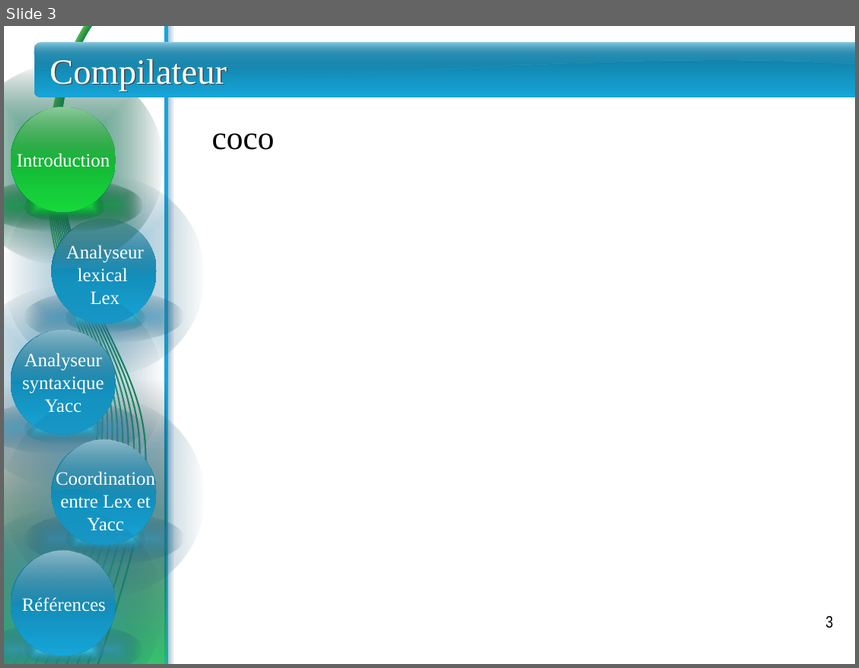
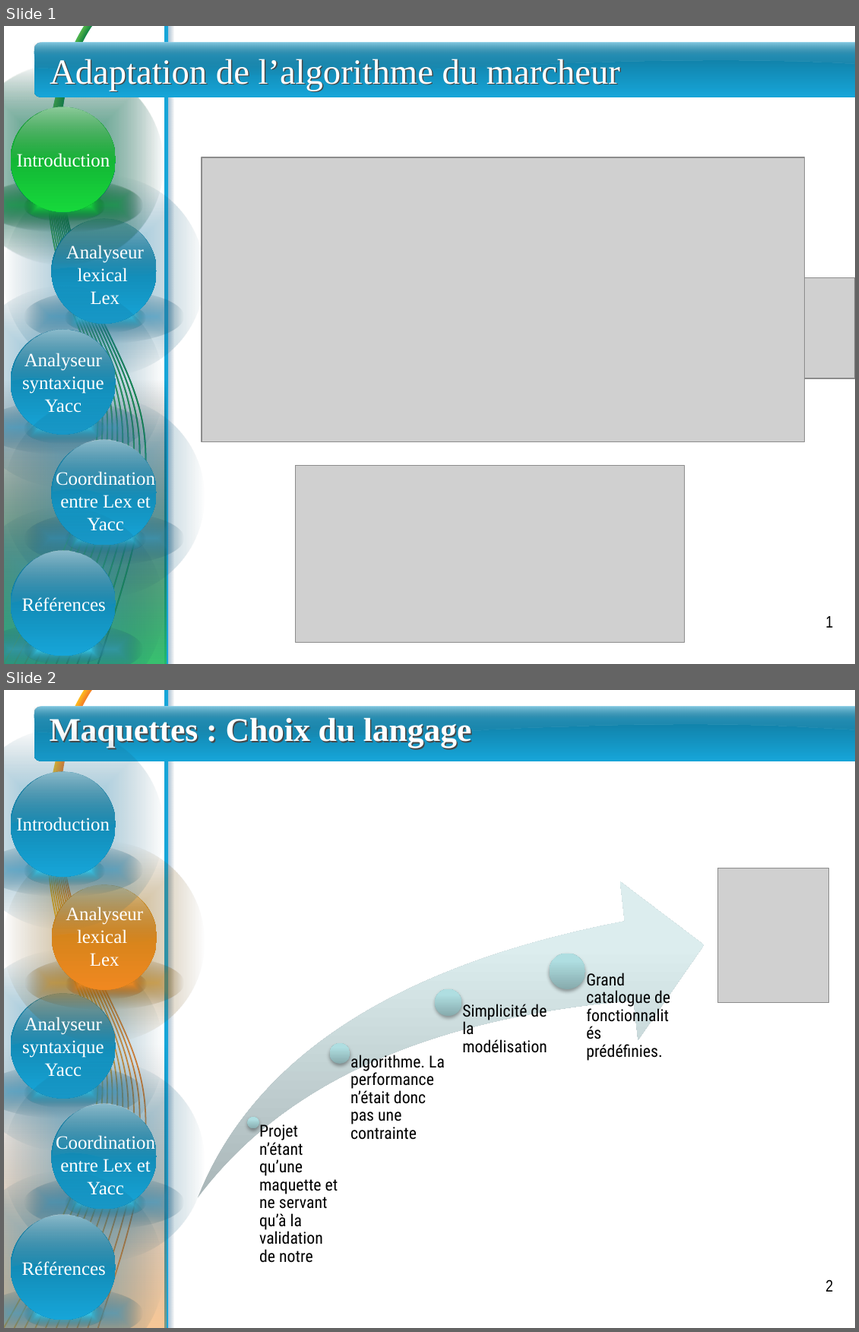
Before and after one commit to sarrabenbrahim/team-war, a slide deck: PFE/Presentation/presentation - Abdelali.pptx. Shown one above the other, each under a label of ours: slide 3 before the commit, slides 1 and 2 after it. The pictures are 859x668 and 859x1332 pixels, drawn with LibreOffice and Linux fonts; fonts in the diff are those of the drawing; grey boxes stand for pictures. Boxes give left, top, right and bottom in pixels: in the first picture for what was removed or moved away, otherwise in the second. Text is boxed around its words. In the diff, an @@ line names an element or a change of style, - is before the commit and + after.

```diff
--- a/PFE/Presentation/presentation - Abdelali.pptx
+++ b/PFE/Presentation/presentation - Abdelali.pptx
@@ slide 2 added at [4,690,855,1328], background #FFFFFF; not listed: 2 template elements that a slide beside it also shows @@
@@ group added at [4,690,168,1328]: 10 freeform shapes @@
@@ freeform shape added at [33,706,855,749], fill gradient #4DC3ED to #245A6E @@
@@ rounded rectangle added at [34,706,855,761], fill gradient #0F7295 to #16A5D8 @@
@@ rounded rectangle added at [34,706,855,718], fill gradient #FFFFFF to #B6B6B6 @@
@@ title added at [50,717,472,748], 28 pt, text #FFFFFF, bold @@
+Maquettes : Choix du langage
@@ group added at [4,728,163,929]: 4 ellipses, 1 freeform shape @@
@@ text added at [16,817,110,831], 16 pt, text #FFFFFF @@
+Introduction
@@ picture added at [718,869,829,1003] @@
@@ group added at [4,841,204,1042]: 4 ellipses, 1 freeform shape @@
@@ text added at [66,907,143,967], 16 pt, text #FFFFFF @@
+Analyseur lexical
+Lex
@@ group added at [197,882,704,1263]: 4 ellipses, 4 texts, 1 swoosh arrow @@
+Projet n’étant qu’une maquette et ne servant qu’à la validation de notre
+algorithme. La performance n’était donc pas une contrainte
+Simplicité de la modélisation
+Grand catalogue de fonctionnalités prédéfinies.
@@ group added at [4,951,163,1151]: 4 ellipses, 1 freeform shape @@
@@ text added at [22,1017,104,1077], 16 pt, text #FFFFFF @@
+Analyseur syntaxique Yacc
@@ rectangle added at [4,1043,166,1328], fill gradient #000000 to #F18E2B @@
@@ group added at [4,1061,204,1262]: 4 ellipses, 1 freeform shape @@
@@ text added at [56,1135,155,1195], 16 pt, text #FFFFFF @@
+Coordination entre Lex et Yacc
@@ group added at [4,1172,163,1328]: 4 ellipses, 1 freeform shape @@
@@ text added at [22,1262,106,1276], 16 pt, text #FFFFFF @@
+Références
@@ page number added at [826,1280,833,1292], 14 pt, text #000000 @@
+2
@@ what was slide 3 is now slide 1 @@
@@ slide 1 changed as well @@
@@ title at [50,59,620,91]: text changed @@
-Compilateur
+Adaptation de l’algorithme du marcheur
@@ text removed at [212,133,275,150] @@
-coco
@@ picture added at [202,158,805,443] @@
@@ picture added at [778,278,855,379] @@
@@ picture added at [296,466,685,643] @@
@@ page number at [826,617,833,628]: text changed @@
-3
+1
```
Also in this commit, not shown: 4 other slides changed, 2 slides removed.
